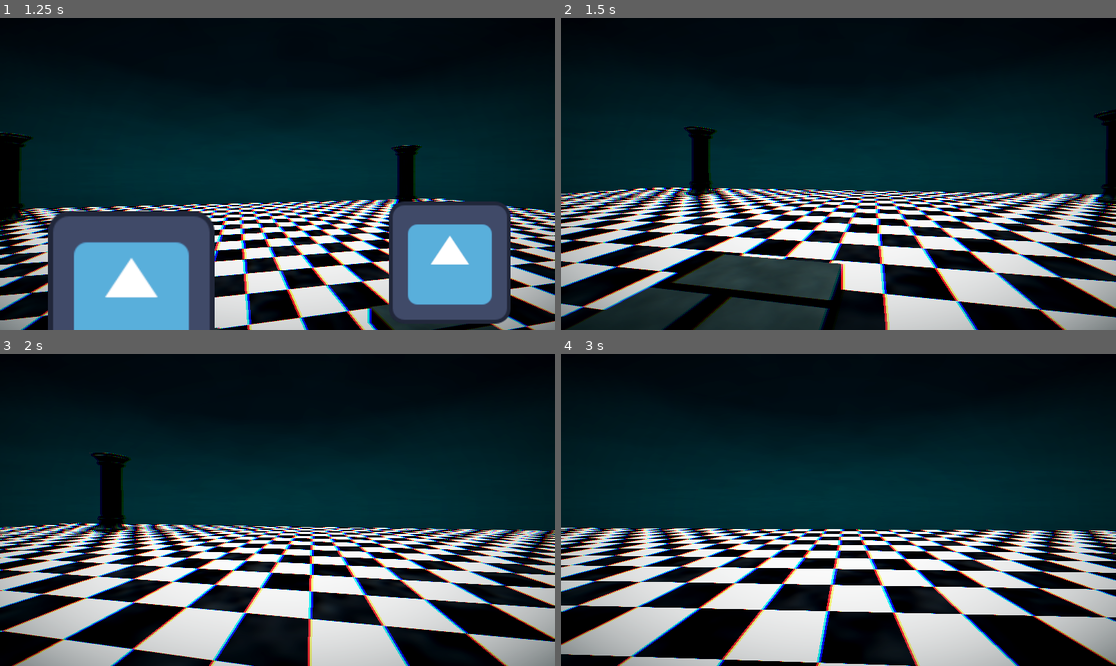
Above: before the commit, frames 1-4 (two rows, left to right).
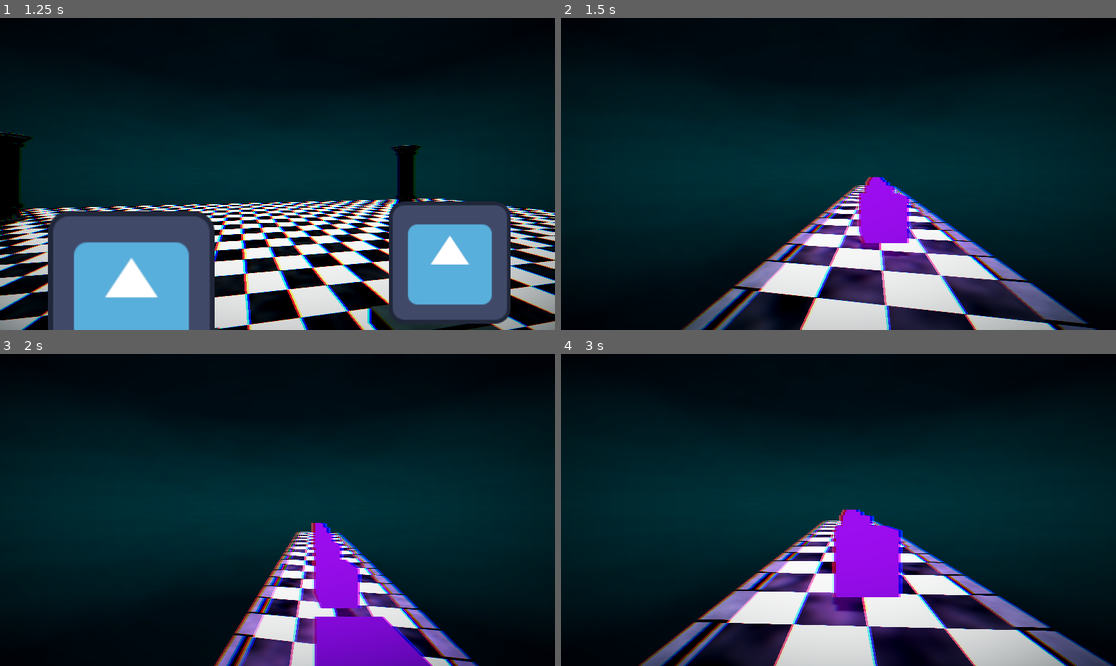
Above: after the commit, the same moments.

Repository: moonwavestudios/Voidscape
Game: Godot game, scene res://main.tscn
The game is run twice, just before and just after one commit, with the same random seed, the same clock (stepped at 60 frames per second) and the same inputs. The engine's default icon, where the game draws it, is replaced by a stand-in: a white triangle on a blue panel in a dark square.
Inputs (mouse positions are in pixels of both pictures, inside the frame that each line leads up to):
- Up to frame 1 (1.25 s): tap Enter (ui_accept) at 0.5, 0.77 s; move the mouse to (305, 174) at 0.52 s; hold Up (ui_up) from 0.53 s (still down); tap E (dash) at 0.6 s
- Up to frame 2 (1.5 s): keep holding Up (ui_up); tap F (interact) at 1.25, 1.35 s; move the mouse to (810, 174) at 1.27 s
- Up to frame 3 (2 s): keep holding Up (ui_up); tap Enter (ui_accept) at 1.52 s
- Up to frame 4 (3 s): keep holding Up (ui_up); move the mouse to (849, 503) at 2.02 s; tap E (dash) at 2.1 s; move the mouse to (832, 516) at 2.77 s; tap F (interact) at 2.85 s

Frame 1 is identical in both runs. In frame 2, 39% of the frame differs, in the area x 0-100%, y 29-100%; in frame 3, 35%; in frame 4, 35%.

Commit message:
round starting works

Diff:
--- a/scripts/game.gd
+++ b/scripts/game.gd
@@ -54,9 +54,31 @@
 
 	return room_instance
 
-func _start_round():
+func start_round():
 	round_started = true
 	_spawn_map()
+	$lobby.visible = false
+	$Maps.visible = true
+
+	for players in get_players():
+		players.global_position = $Maps/PlayerSpawn.position
+
+func end_round():
+	round_started = false
+	remove_maps()
+	$lobby.visible = true
+	$Maps.visible = false
+
+func remove_maps():
+	for floor_instance in generated_floors:
+		if is_instance_valid(floor_instance):
+			floor_instance.queue_free()
+	generated_floors.clear()
+	all_gifts = 0
+	gifts_collected = 0
+	exit_open = false
+	$Maps/Beacon.visible = false
+	$Maps/Beacon/CollisionShape3D.disabled = true
 
 func _spawn_map():
 	spawn_random_room()
@@ -84,4 +106,4 @@
 
 func _on_beacon_body_entered(body: Node3D) -> void:
 	if body.is_in_group("player"):
-		print("test")
+		end_round()
--- a/scripts/idk.gd
+++ b/scripts/idk.gd
@@ -3,6 +3,7 @@
 @onready var game = $".."
 
 var selection_started = false
+var pending_selections = 0
 
 func _ready() -> void:
 	_populate_slots()
@@ -22,9 +23,14 @@
 		slot.get_meta("mod_name"),
 		slot.get_meta("mod_effect")
 	)
-	selection_started = false
-	_deactivate_other_prox()
-	_hide_all_slots()
+	pending_selections -= 1
+	if pending_selections <= 0:
+		selection_started = false
+		_deactivate_other_prox()
+		_hide_all_slots()
+		start_round()
+	else:
+		_populate_slots()
 
 func _populate_slots() -> void:
 	var level = game.level
@@ -60,6 +66,8 @@
 			prox.enabled = true
 
 func start_selection() -> void:
+	var level = game.level
+	pending_selections = 2 if level % 3 == 0 else 1
 	selection_started = true
 	_activate_other_prox()
 	_activate_all_slots()
@@ -75,6 +83,9 @@
 		if prox.name.contains("ProximityPrompt"):
 			prox.enabled = false
 
+func start_round():
+	$"..".start_round()
+
 func _hide_all_slots() -> void:
 	for child in get_children():
 		if child.name.contains("slot"):
@@ -82,9 +93,9 @@
 
 func on_slot_chosen(category: String, mod_name: String, mod_effect: String) -> void:
 	ActiveModifiers._add_modifier(category, mod_name, mod_effect)
-	selection_started = false
-	_deactivate_other_prox()
-	_hide_all_slots()
-	for slot in get_children():
-		if slot.name.contains("slot"):
-			slot.visible = false
+	pending_selections -= 1
+	if pending_selections <= 0:
+		selection_started = false
+		_deactivate_other_prox()
+		_hide_all_slots()
+		start_round()
